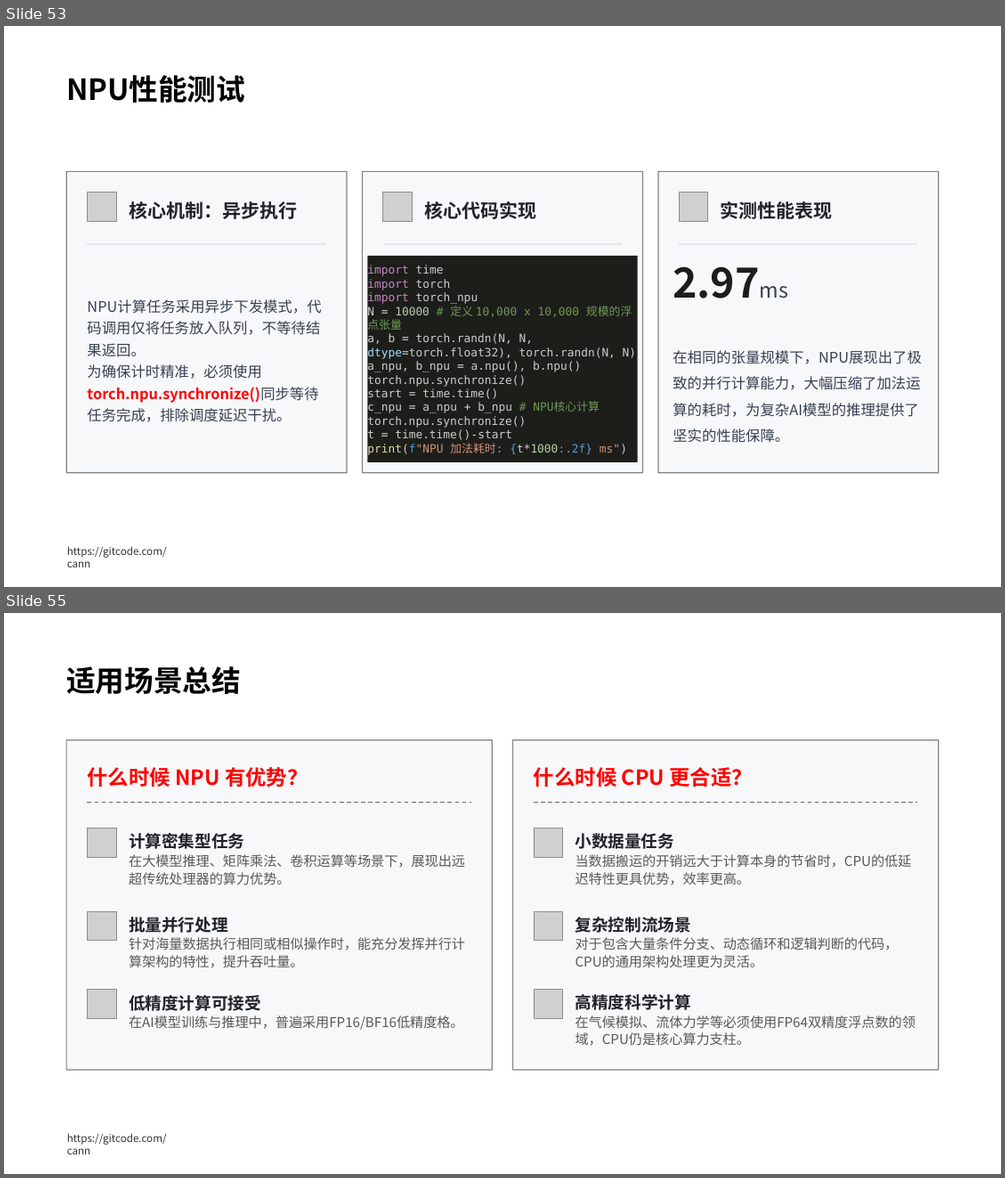
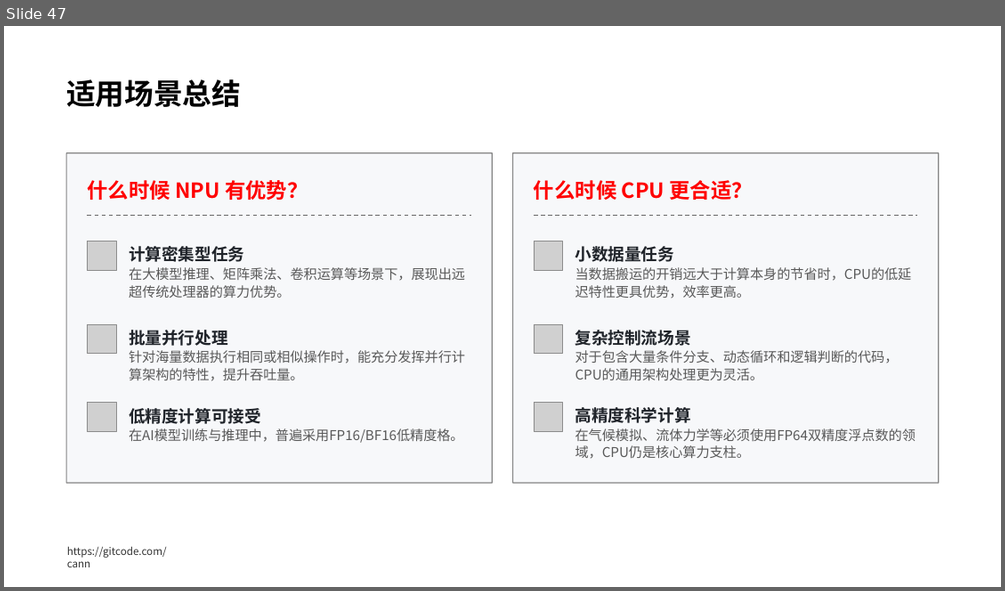
Before and after one commit to hicann/cann-learning-hub, a slide deck: quick_start/cann_basics/slides/artificial_intelligence_basics.pptx. Shown one above the other, each under a label of ours: slides 53 and 55 before the commit, slide 47 after it; the slides between them are not shown. The pictures are 1005x1178 and 1005x591 pixels, drawn with LibreOffice and Linux fonts; fonts in the diff are those of the drawing; grey boxes stand for pictures; background and template pictures are left out. Boxes give left, top, right and bottom in pixels: in the first picture for what was removed or moved away, otherwise in the second. Text is boxed around its words. In the diff, an @@ line names an element or a change of style, - is before the commit and + after.

```diff
--- a/quick_start/cann_basics/slides/artificial_intelligence_basics.pptx
+++ b/quick_start/cann_basics/slides/artificial_intelligence_basics.pptx
@@ slide 53 removed at box(4, 26, 1001, 587), background #FFFFFF; not listed: 1 template element that a slide beside it also shows @@
@@ text removed at box(66, 75, 245, 103) @@
-NPU性能测试
@@ rounded rectangle removed at box(67, 171, 347, 472) @@
@@ rounded rectangle removed at box(362, 171, 642, 472) @@
@@ rounded rectangle removed at box(658, 171, 938, 472) @@
@@ picture removed at box(87, 192, 116, 221) @@
@@ text removed at box(129, 201, 297, 219) @@
-核心机制：异步执行
@@ picture removed at box(383, 192, 412, 221) @@
@@ text removed at box(425, 201, 537, 219) @@
-核心代码实现
@@ picture removed at box(679, 192, 708, 221) @@
@@ text removed at box(720, 201, 833, 219) @@
-实测性能表现
@@ line removed from (87, 244) to (326, 244) @@
@@ rectangle removed at box(367, 256, 637, 461) @@
-import time
-import torch
-import torch_npu
-N = 10000 # 定义 10,000 x 10,000 规模的浮点张量
-a, b = torch.randn(N, N, dtype=torch.float32), torch.randn(N, N)
-a_npu, b_npu = a.npu(), b.npu()
-torch.npu.synchronize()
-start = time.time()
-c_npu = a_npu + b_npu # NPU核心计算
-torch.npu.synchronize()
-t = time.time()-start
-print(f"NPU 加法耗时: {t*1000:.2f} ms")
@@ line removed from (383, 244) to (622, 244) @@
@@ line removed from (679, 244) to (917, 244) @@
@@ text removed at box(672, 266, 760, 298) @@
-2.97ms
@@ text removed at box(87, 299, 321, 422) @@
-NPU计算任务采用异步下发模式，代码调用仅将任务放入队列，不等待结果返回。
-为确保计时精准，必须使用torch.npu.synchronize()同步等待任务完成，排除调度延迟干扰。
@@ text removed at box(672, 350, 922, 443) @@
-在相同的张量规模下，NPU展现出了极致的并行计算能力，大幅压缩了加法运算的耗时，为复杂AI模型的推理提供了坚实的性能保障。
@@ what was slide 55 is now slide 47 @@
```
Also in this commit, not shown: 8 slides changed, 1 slide added, 9 other slides removed.
